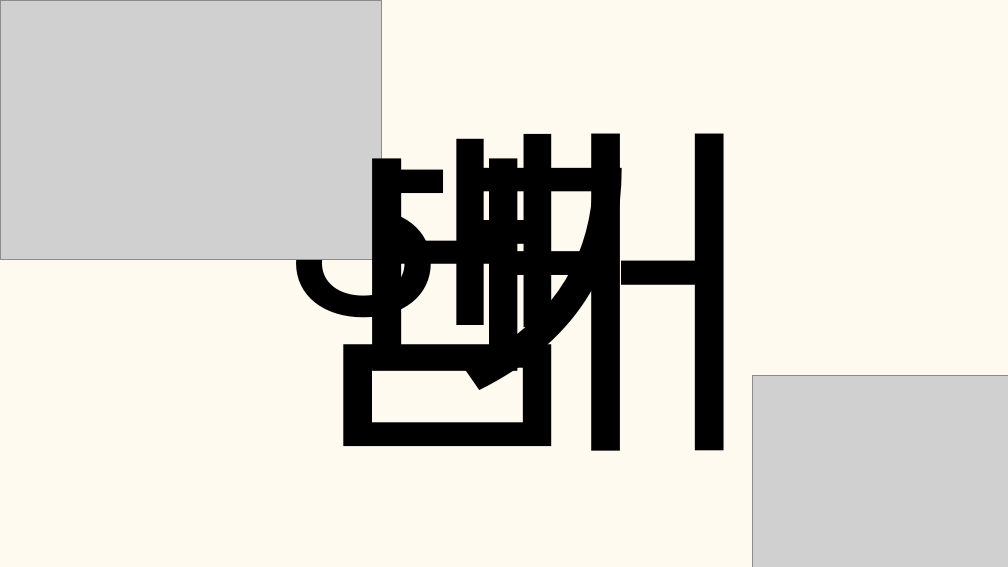
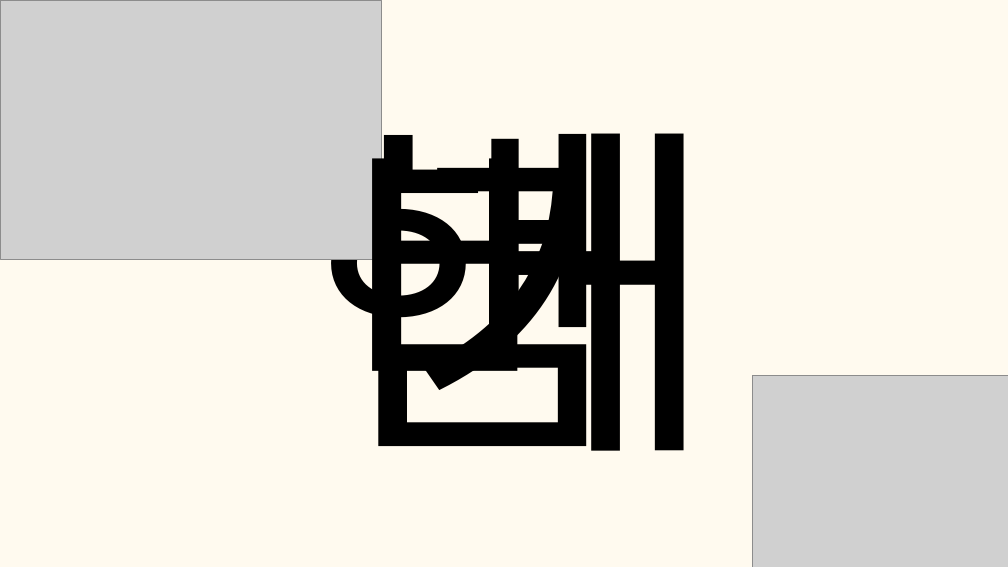
Before and after one commit to tkdgns25300/sunday_play, a slide deck: slide 31 of public/downloads/games/overlapping-letters/rules.pptx. Drawn at 1008x567 pixels with LibreOffice and Linux fonts; fonts in the diff are those of the drawing; grey boxes stand for pictures. Boxes give left, top, right and bottom in pixels: in the first picture for what was removed or moved away, otherwise in the second. Text is boxed around its words. In the diff, an @@ line names an element or a change of style, - is before the commit and + after.

```diff
--- a/public/downloads/games/overlapping-letters/rules.pptx
+++ b/public/downloads/games/overlapping-letters/rules.pptx
@@ text "햄" rewrapped from (267,67,589,446) to (302,67,624,451) @@
@@ text "거" rewrapped from (446,133,768,508) to (406,133,728,451) @@
```
Also in this commit, not shown: 14 other slides changed, 3 other files.
